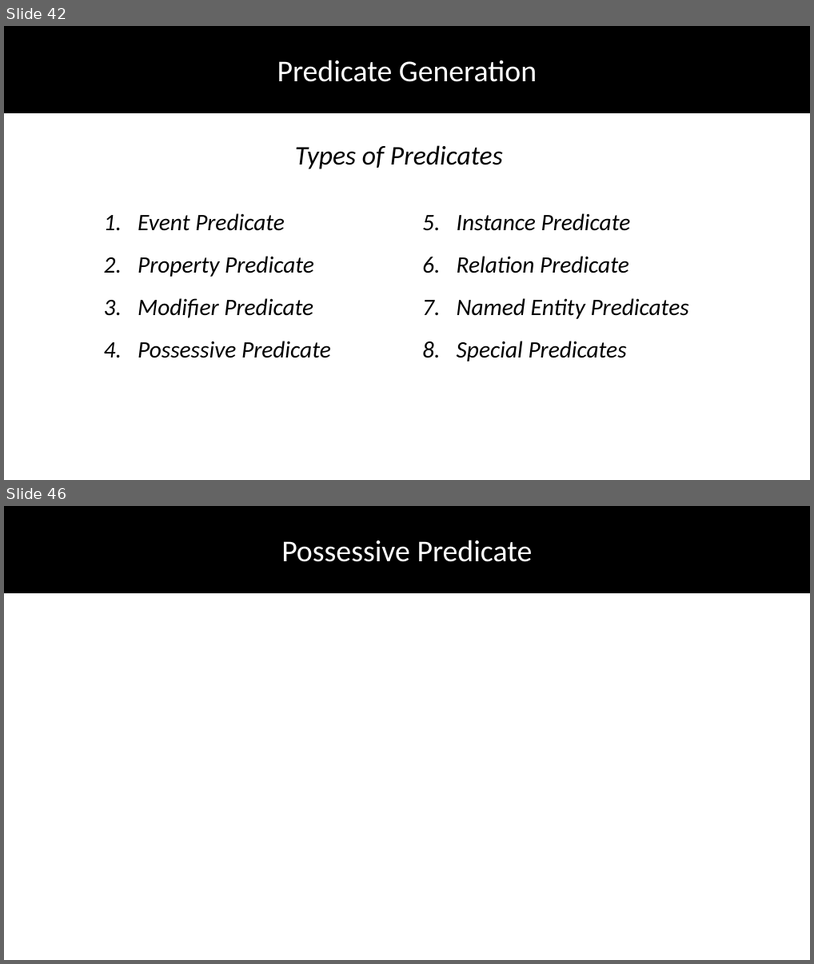
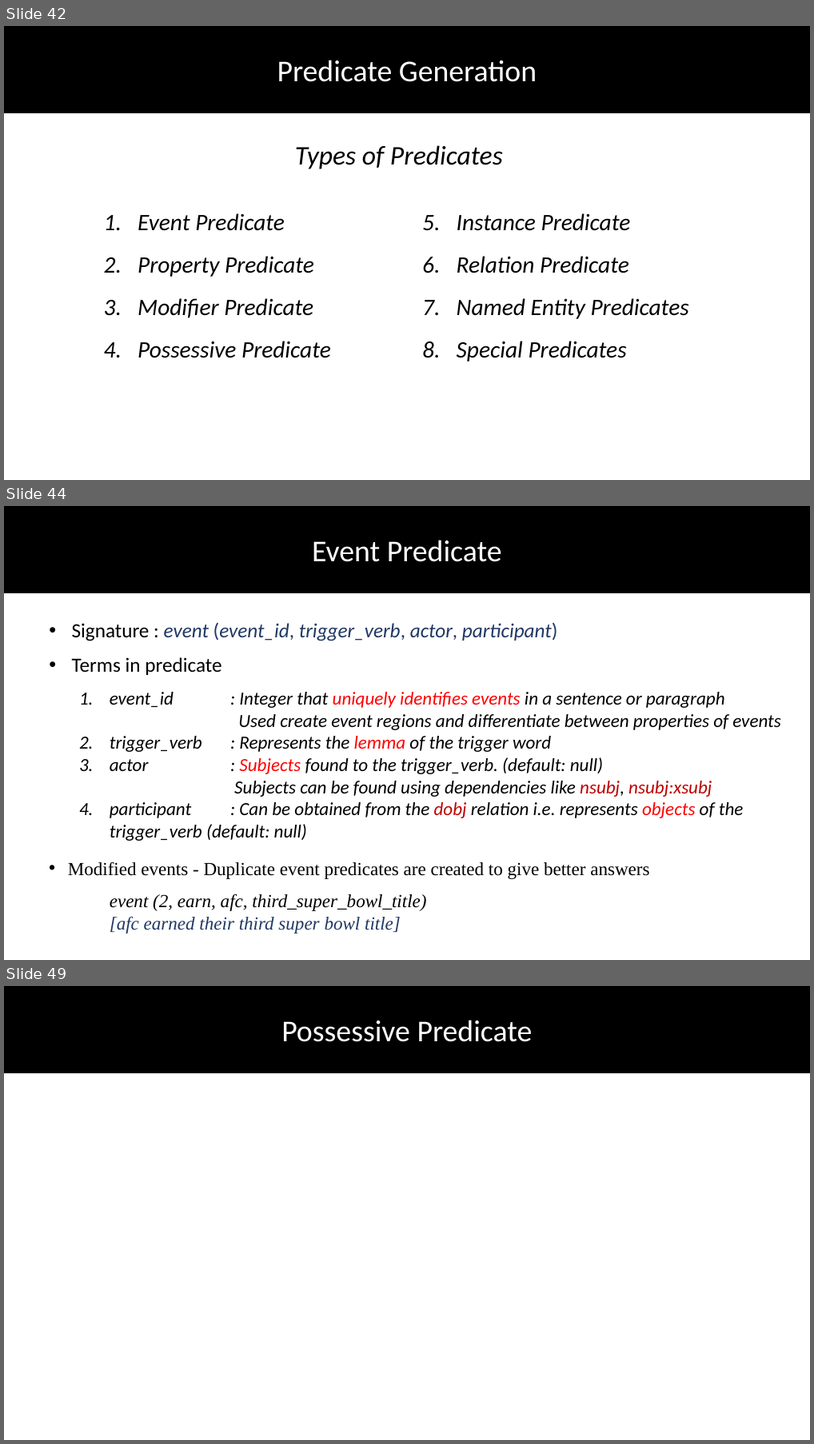
Before and after one commit to DhruvaPendharkar/thesis-project, a slide deck: Notes/ThesisPresentation.pptx. Shown one above the other, each under a label of ours: slides 42 and 46 before the commit, slides 42, 44 and 49 after it; the slides between them are not shown. The pictures are 814x964 and 814x1444 pixels, drawn with LibreOffice and Linux fonts; fonts in the diff are those of the drawing. Boxes give left, top, right and bottom in pixels: in the first picture for what was removed or moved away, otherwise in the second. Text is boxed around its words. In the diff, an @@ line names an element or a change of style, - is before the commit and + after.

Commit message:
Knowledge Generation Predicates

```diff
--- a/Notes/ThesisPresentation.pptx
+++ b/Notes/ThesisPresentation.pptx
@@ slide 44 added at (x1=4, y1=506, x2=810, y2=960), background #FFFFFF @@
@@ rectangle added at (x1=4, y1=506, x2=810, y2=592), fill #000000, outline #000000 1 pt @@
@@ text added at (x1=312, y1=540, x2=502, y2=562), 36 pt, text #FFFFFF @@
+Event Predicate
@@ text added at (x1=72, y1=622, x2=781, y2=840), 22 pt, text #000000, italic @@
+• Signature : event (event_id, trigger_verb, actor, participant)
+• Terms in predicate
+  1. event_id : Integer that uniquely identifies events in a sentence or paragraph
+    Used create event regions and differentiate between properties of events
+  2. trigger_verb : Represents the lemma of the trigger word
+  3. actor : Subjects found to the trigger_verb. (default: null)
+            Subjects can be found using dependencies like nsubj, nsubj:xsubj
+  4. participant : Can be obtained from the dobj relation i.e. represents objects of the trigger_verb (default: null)
@@ text added at (x1=68, y1=861, x2=650, y2=933), 22 pt, text #000000, italic @@
+• Modified events - Duplicate event predicates are created to give better answers
+event (2, earn, afc, third_super_bowl_title)
+[afc earned their third super bowl title]
@@ what was slide 46 is now slide 49 @@
```
Also in this commit, not shown: 6 other slides added, 3 slides removed.
